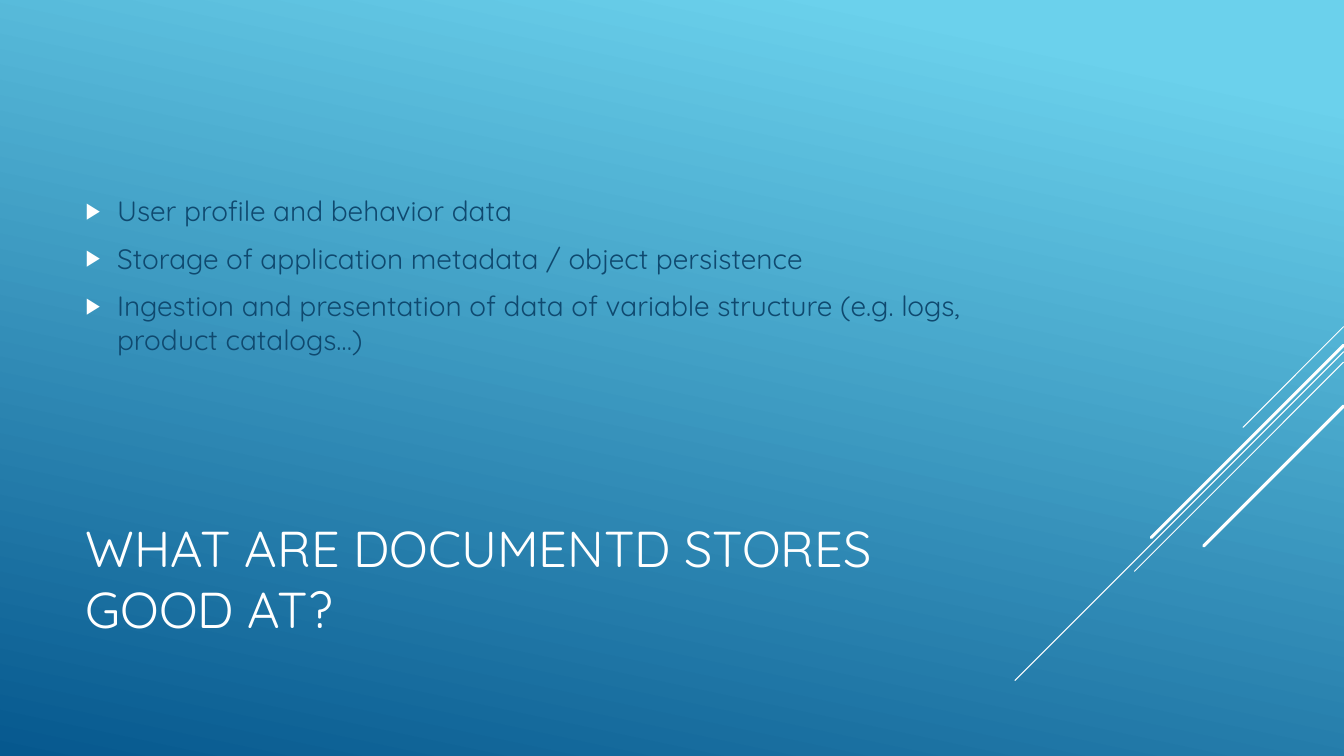
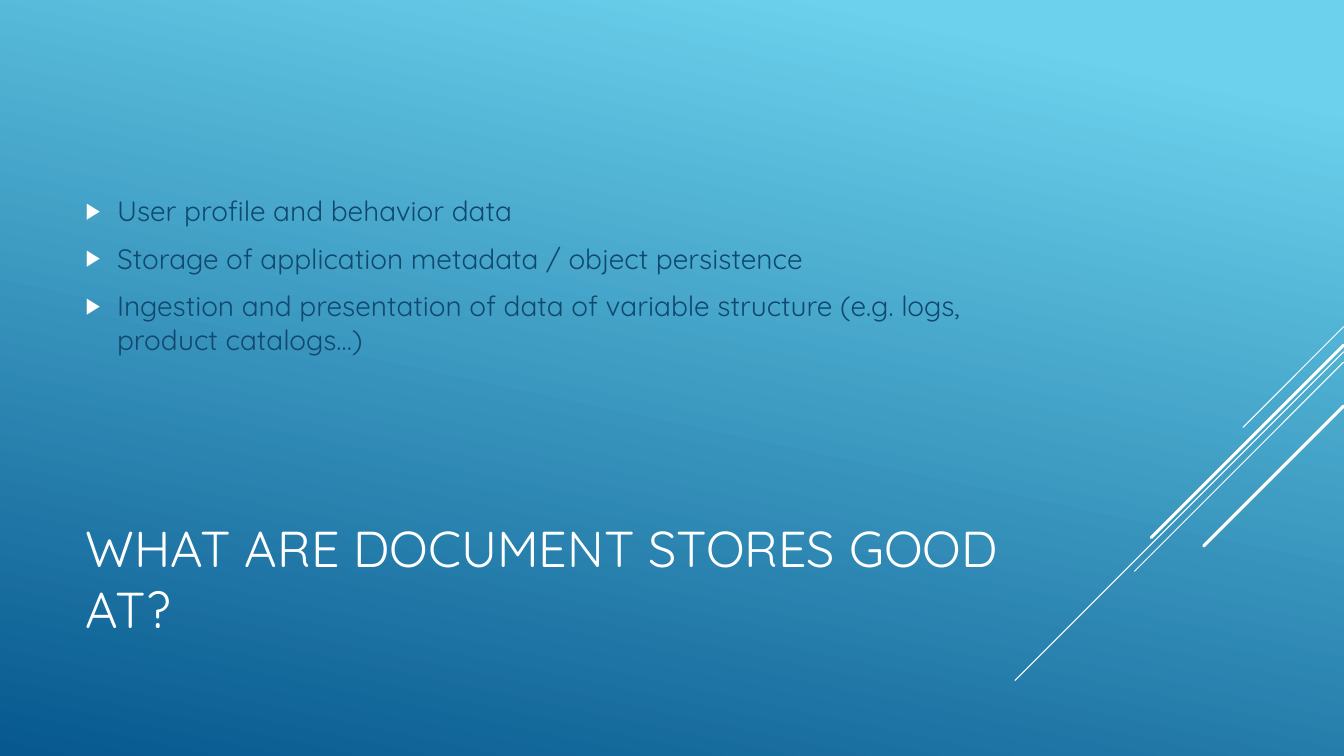
Before and after one commit to jbreyer/Polyglot, a slide deck: slide 28 of Polyglot Persistence and NOSQL.pptx (slide 27 before the commit). Drawn at 1344x756 pixels with LibreOffice and Linux fonts; fonts in the diff are those of the drawing. Boxes give left, top, right and bottom in pixels: in the first picture for what was removed or moved away, otherwise in the second. Text is boxed around its words. In the diff, an @@ line names an element or a change of style, - is before the commit and + after.

```diff
--- a/Polyglot Persistence and NOSQL.pptx
+++ b/Polyglot Persistence and NOSQL.pptx
@@ title at [86,531,997,628]: text changed @@
-WHAT ARE DOCUMENTD STORES GOOD AT?
+WHAT ARE DOCUMENT STORES GOOD AT?
```
Also in this commit, not shown: 5 other slides changed, 20 slides added, 1 slide removed.
